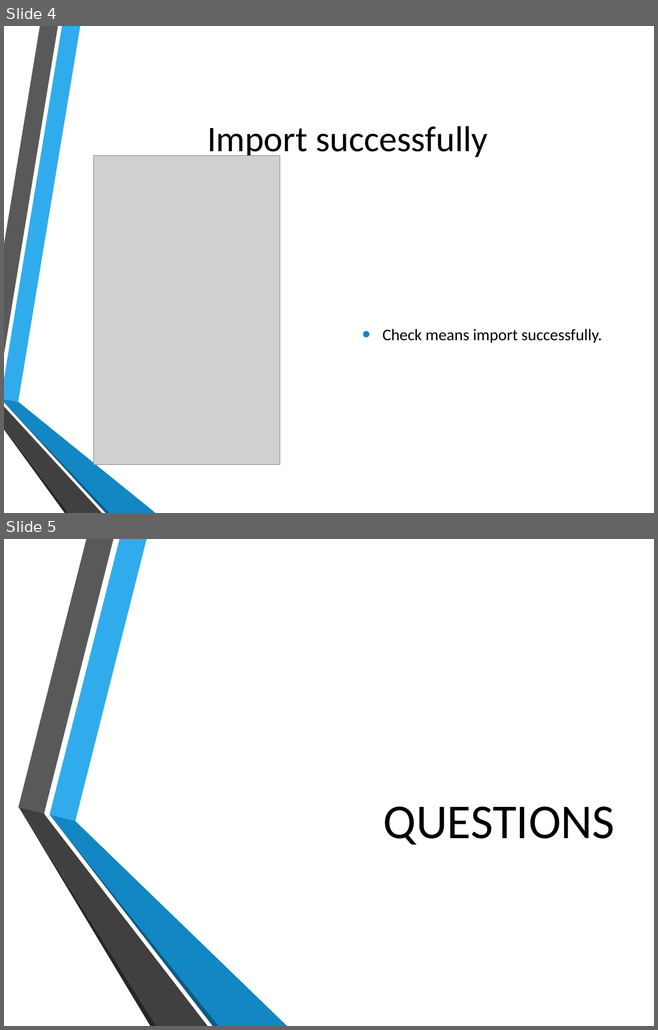
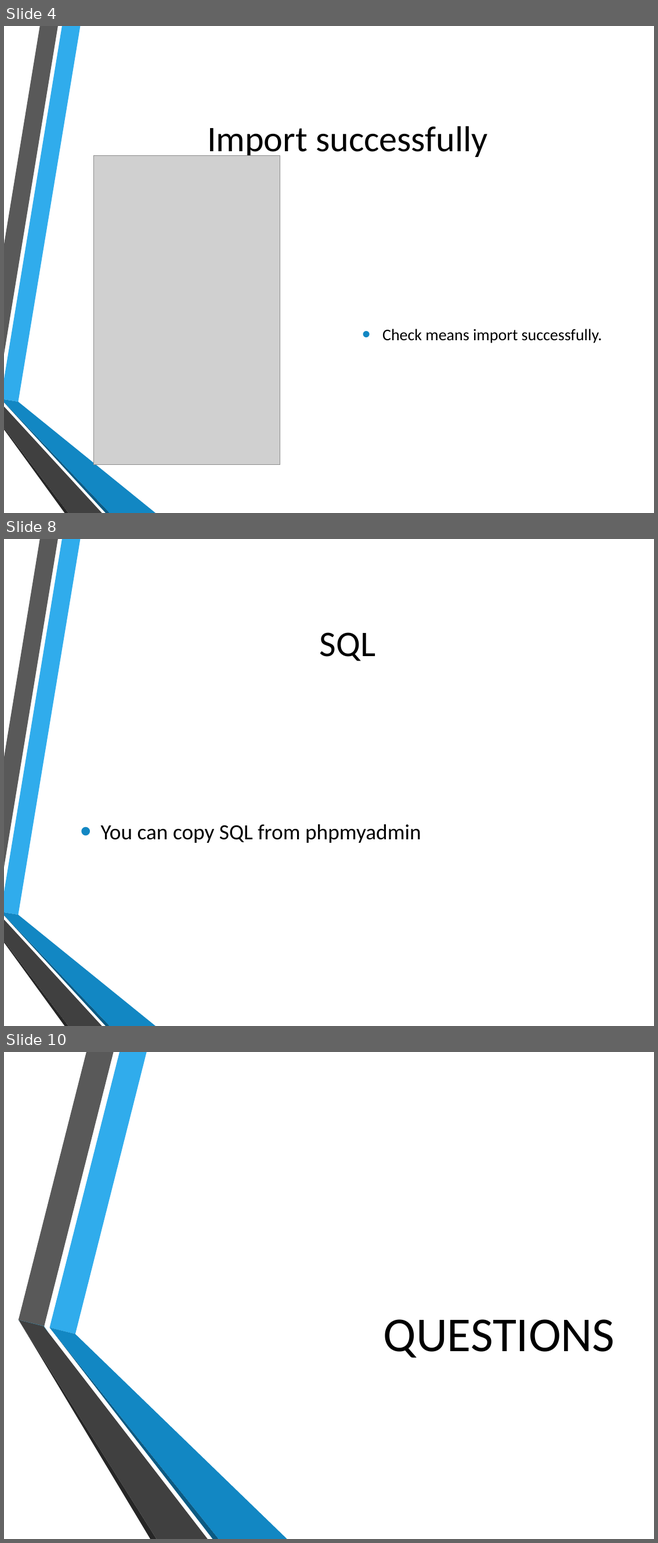
Before and after one commit to hatted/fevaworks-php, a slide deck: php-fw9/SMS.pptx. Shown one above the other, each under a label of ours: slides 4 and 5 before the commit, slides 4, 8 and 10 after it; the slides between them are not shown. The pictures are 658x1030 and 658x1543 pixels, drawn with LibreOffice and Linux fonts; fonts in the diff are those of the drawing; grey boxes stand for pictures; background and template pictures are left out. Boxes give left, top, right and bottom in pixels: in the first picture for what was removed or moved away, otherwise in the second. Text is boxed around its words. In the diff, an @@ line names an element or a change of style, - is before the commit and + after.

```diff
--- a/php-fw9/SMS.pptx
+++ b/php-fw9/SMS.pptx
@@ slide 8 added at bbox=[4, 539, 654, 1026], background picture (left out); not listed: 6 template elements that a slide beside it also shows @@
@@ title added at bbox=[320, 632, 375, 661], 40 pt, text #000000 @@
+SQL
@@ text added at bbox=[101, 824, 421, 843], 24 pt, text #000000 @@
+• You can copy SQL from phpmyadmin
@@ what was slide 5 is now slide 10 @@
```
Also in this commit, not shown: 4 other slides added, 2 other files.
